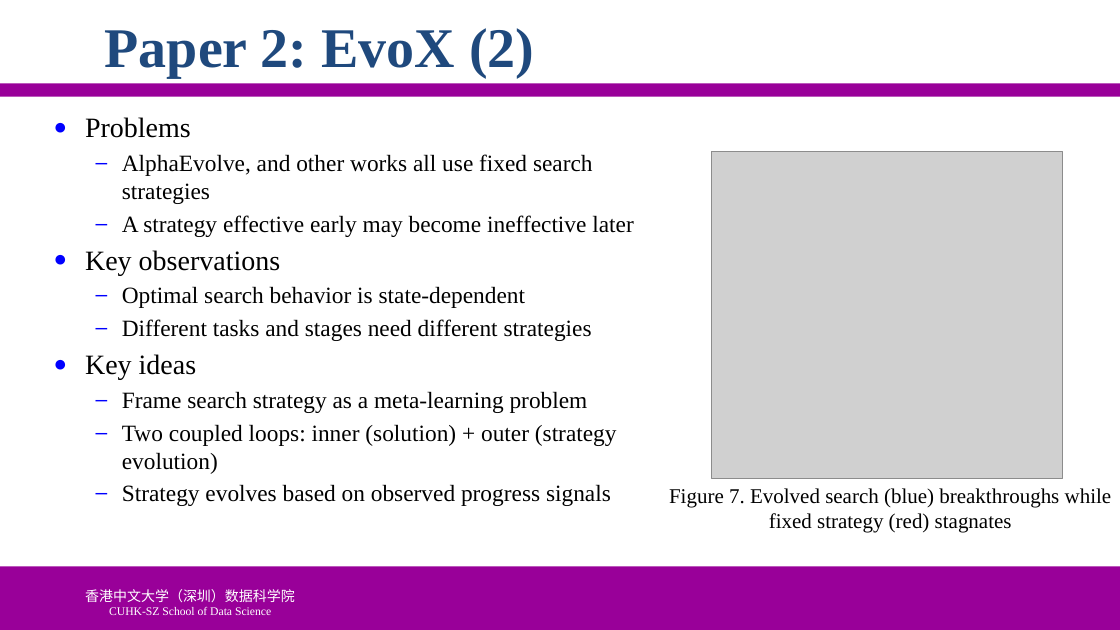
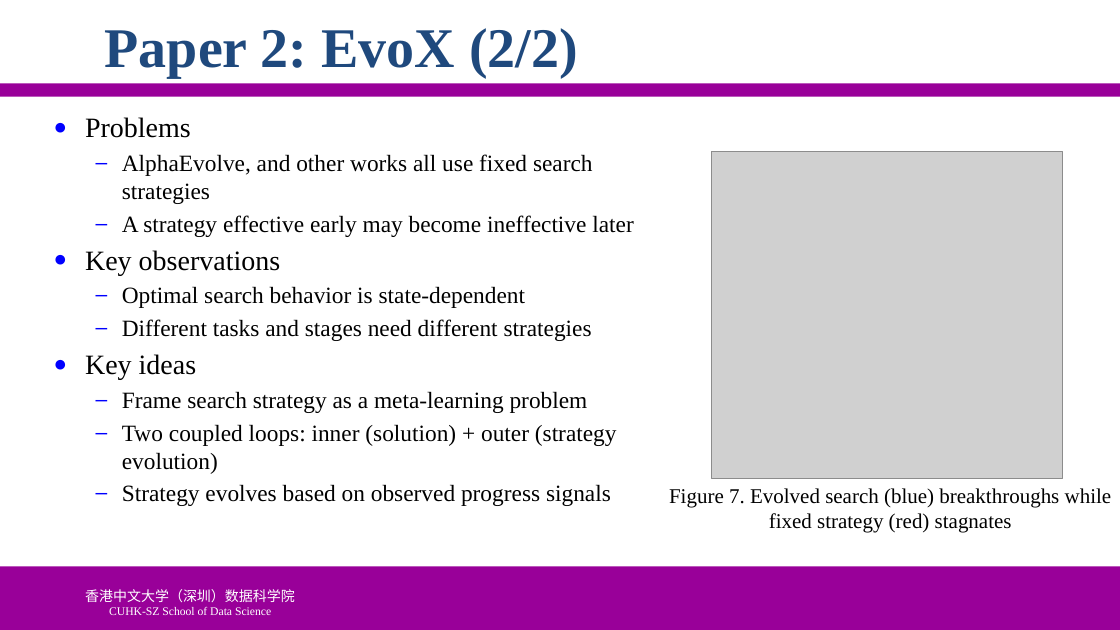
Before and after one commit to ychung1103/ychung1103.github.io, a slide deck: slide 12 of Slides/CSC6103/Presentaion Example.pptx. Drawn at 1120x630 pixels with LibreOffice and Linux fonts; fonts in the diff are those of the drawing; grey boxes stand for pictures; background and template pictures are left out. Boxes give left, top, right and bottom in pixels: in the first picture for what was removed or moved away, otherwise in the second. Text is boxed around its words. In the diff, an @@ line names an element or a change of style, - is before the commit and + after.

```diff
--- a/Slides/CSC6103/Presentaion Example.pptx
+++ b/Slides/CSC6103/Presentaion Example.pptx
@@ title at <box>105,28,578,78</box>: text changed @@
-Paper 2: EvoX (2)
+Paper 2: EvoX (2/2)
```
Also in this commit, not shown: 3 other slides changed, 1 other file.
